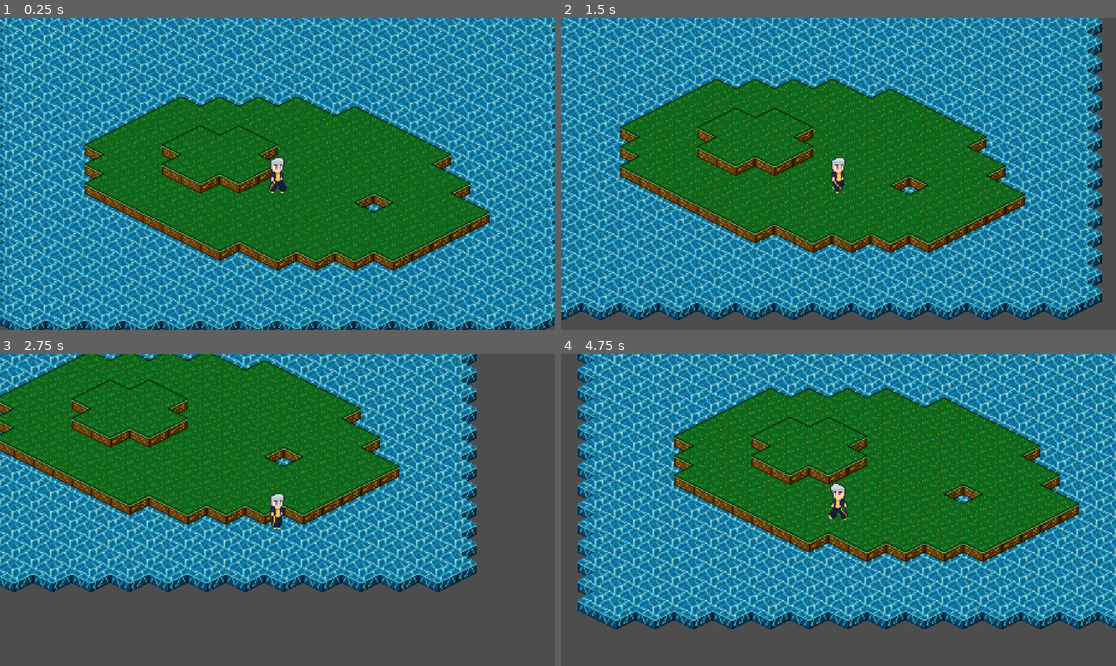
Above: before the commit, frames 1-4 (two rows, left to right).
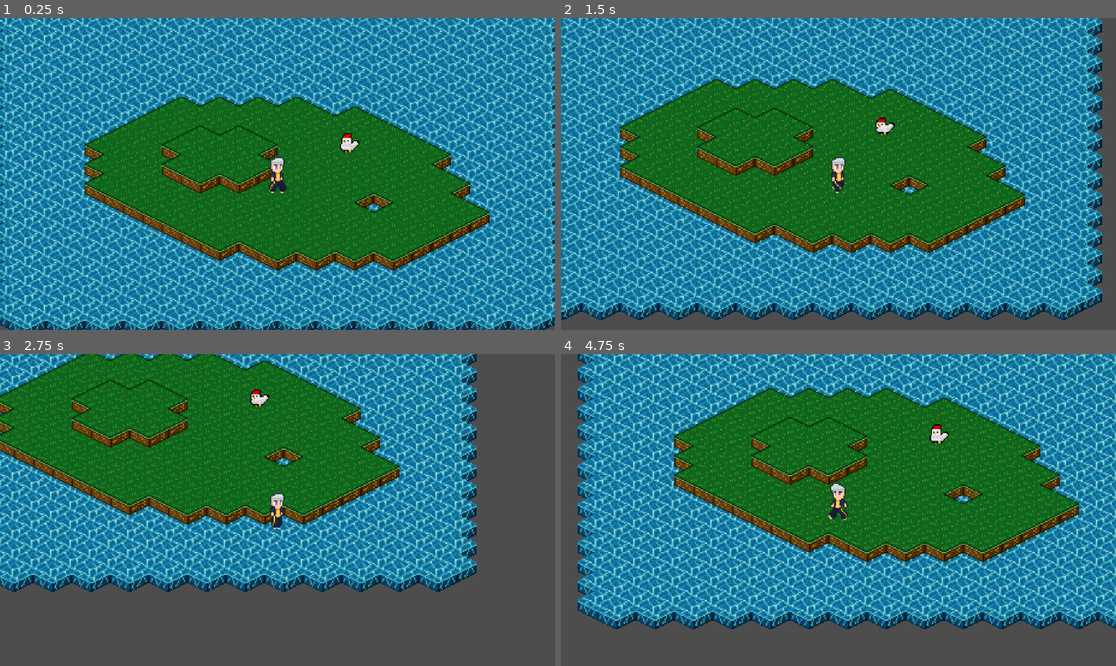
Above: after the commit, the same moments.

Repository: antth-Luca/godot-Celestia
Game: Godot game, scene res://components/levels/world.tscn
Two runs of this game, one before a commit and one after it. Both use one fixed random seed, a clock stepped at 60 frames per second and the inputs below.
Inputs:
- Up to frame 1 (0.25 s): no input
- Up to frame 2 (1.5 s): tap Enter (ui_accept) at 0.5, 0.77 s; hold Right (ui_right) 0.53-1.28 s; hold Down (ui_down) from 1.28 s (still down)
- Up to frame 3 (2.75 s): tap Enter (ui_accept) at 1.52 s; release Down (ui_down) at 2.03 s; hold Right (ui_right) from 2.03 s (still down)
- Up to frame 4 (4.75 s): release Right (ui_right) at 2.78 s; hold Up (ui_up) 2.78-3.53 s; tap Enter (ui_accept) at 3.02, 3.77, 4.52 s; hold Left (ui_left) from 3.53 s (still down)

The runs differ from the first frame. In frame 1, 0.2% of the frame differs, in the area x 61-65%, y 36-44%; in frame 2, 0.1%; in frame 3, 0.1%; in frame 4, 0.2%.

Commit message:
Correção dos stats e adição não terminada de galinha

Diff:
--- a/game/Celestia/components/actors/PlayerStats.gd
+++ /dev/null
@@ -1,86 +0,0 @@
-extends Node
-class_name PlayerStats
-
-signal leveled_up
-
-const EXP_REQUIRED_NEXT_LV: int = 100
-const MIN_LEVEL:int = 1
-var level: int = 1
-
-const MIN_XP:int = 0
-var xp: int = 0
-
-const MIN_HEALTH: int = 0
-var max_health: int = 100
-var health: int = 100
-
-const MIN_DAMAGE = 0
-var damage: int = 6
-
-const MIN_MOVE_SPEED: float = 80.0
-var move_speed: float = 80.0
-
-# Getters and Setters
-func get_level() -> int:
-	return level
-
-
-func set_level(newLevel:int) -> void:
-	if newLevel < MIN_LEVEL: return
-	level = newLevel
-
-
-func get_xp() -> int:
-	return xp
-
-
-func set_xp(newXp: int) -> void:
-	if newXp < MIN_XP: return
-	xp = newXp
-	_check_and_do_level_up()
-
-
-func get_max_health() -> int:
-	return max_health
-
-
-func set_max_health(newMax) -> void:
-	if newMax <= MIN_HEALTH: return
-	max_health = newMax
-
-
-func get_health() -> int:
-	return health
-
-
-func set_health(newHealth) -> void:
-	health = clamp(newHealth, MIN_HEALTH, max_health)
-
-
-func get_damage() -> int:
-	return damage
-
-
-func set_damage(newDamage:int) -> void:
-	if newDamage < MIN_DAMAGE: return
-	damage = newDamage
-
-
-func get_move_speed() -> float:
-	return move_speed
-
-
-func set_move_speed(newSpeed:float) -> void:
-	if move_speed < MIN_MOVE_SPEED: return
-	move_speed = newSpeed
-
-# Handlers
-func _check_and_do_level_up() -> void:
-	if xp < EXP_REQUIRED_NEXT_LV: return
-
-	level += 1
-	max_health += level
-	health += level
-	damage += level
-
-	leveled_up.emit()
--- /dev/null
+++ b/game/Celestia/components/entities/animals/Chicken.gd
@@ -0,0 +1,63 @@
+extends CharacterBody2D
+
+@onready var CHANGE_STATE_TIMER = $TimerChangeState as Timer
+
+@onready var TEXTURE = $Texture as Sprite2D
+@onready var ANIMATION = $Animation as AnimationPlayer
+
+const AIR_FRICTION: float = 0.5
+var direction: Vector2 = Vector2.ZERO
+var is_fooding: bool = false
+
+var stats: ChickenStats
+
+
+func _ready() -> void:
+	if stats == null:
+		stats = ChickenStats.new()
+
+
+func _physics_process(_delta) -> void:
+	if is_fooding:
+		set_state()
+		return
+	# Get the input direction and handle the movement/deceleration.
+	if direction != Vector2.ZERO:
+		velocity = velocity.lerp(direction * stats.get_move_speed(), AIR_FRICTION)
+		if direction.x != 0: TEXTURE.scale.x = sign(direction.x)
+	else:
+		velocity = velocity.move_toward(Vector2.ZERO, stats.get_move_speed())
+	# Setando estado e animação e continuando movimento
+	set_state()
+	move_and_slide()
+
+
+func set_state() -> void:
+	var state = "idle"
+	if direction != Vector2.ZERO:
+		state = "walk"
+	if is_fooding:
+		state = "food"
+	if ANIMATION.current_animation != state:
+		ANIMATION.play(state)
+
+
+func _on_change_state_timer_timeout():
+	var timer_duration: float
+	var next_action: float = randf_range(0, 1)
+
+	if next_action < 0.11:  # Fooding state => 10%
+		is_fooding = true
+		direction = Vector2.ZERO
+		timer_duration = 2.2
+	elif next_action > 0.34:  # Walking state => 57%
+		is_fooding = false
+		direction = Vector2(randf_range(0, 1), randf_range(0, 1))
+		timer_duration = randf_range(1.0, 5.0)
+	else:  # Idle state => 33%
+		is_fooding = false
+		direction = Vector2.ZERO
+		timer_duration = randf_range(1.0, 5.0)
+
+	CHANGE_STATE_TIMER.wait_time = timer_duration
+	CHANGE_STATE_TIMER.start()
--- /dev/null
+++ b/game/Celestia/components/entities/animals/chicken.tscn
@@ -0,0 +1,102 @@
+[gd_scene load_steps=9 format=3 uid="uid://b1lu1250qk75w"]
+
+[ext_resource type="Script" uid="uid://bog8y30h7rxd8" path="res://components/entities/animals/Chicken.gd" id="1_7dxpf"]
+[ext_resource type="Texture2D" uid="uid://lq28m01bpl41" path="res://assets/animations/animals/all_chicken.png" id="1_nfqdh"]
+
+[sub_resource type="Animation" id="Animation_64v36"]
+length = 0.001
+tracks/0/type = "value"
+tracks/0/imported = false
+tracks/0/enabled = true
+tracks/0/path = NodePath("Texture:frame_coords")
+tracks/0/interp = 1
+tracks/0/loop_wrap = true
+tracks/0/keys = {
+"times": PackedFloat32Array(0),
+"transitions": PackedFloat32Array(1),
+"update": 1,
+"values": [Vector2i(0, 0)]
+}
+
+[sub_resource type="Animation" id="Animation_1wgvl"]
+resource_name = "food"
+length = 2.2
+tracks/0/type = "value"
+tracks/0/imported = false
+tracks/0/enabled = true
+tracks/0/path = NodePath("Texture:frame_coords")
+tracks/0/interp = 1
+tracks/0/loop_wrap = true
+tracks/0/keys = {
+"times": PackedFloat32Array(0, 0.3, 0.6, 1, 1.3, 1.6, 1.9),
+"transitions": PackedFloat32Array(1, 1, 1, 1, 1, 1, 1),
+"update": 1,
+"values": [Vector2i(0, 2), Vector2i(1, 2), Vector2i(2, 2), Vector2i(3, 2), Vector2i(4, 2), Vector2i(5, 2), Vector2i(6, 2)]
+}
+
+[sub_resource type="Animation" id="Animation_7dxpf"]
+resource_name = "idle"
+length = 1.5
+loop_mode = 1
+tracks/0/type = "value"
+tracks/0/imported = false
+tracks/0/enabled = true
+tracks/0/path = NodePath("Texture:frame_coords")
+tracks/0/interp = 1
+tracks/0/loop_wrap = true
+tracks/0/keys = {
+"times": PackedFloat32Array(0, 0.5, 1),
+"transitions": PackedFloat32Array(1, 1, 1),
+"update": 1,
+"values": [Vector2i(0, 0), Vector2i(1, 0), Vector2i(2, 0)]
+}
+
+[sub_resource type="Animation" id="Animation_nfqdh"]
+resource_name = "walk"
+length = 1.2
+loop_mode = 1
+tracks/0/type = "value"
+tracks/0/imported = false
+tracks/0/enabled = true
+tracks/0/path = NodePath("Texture:frame_coords")
+tracks/0/interp = 1
+tracks/0/loop_wrap = true
+tracks/0/keys = {
+"times": PackedFloat32Array(0, 0.3, 0.6, 0.9),
+"transitions": PackedFloat32Array(1, 1, 1, 1),
+"update": 1,
+"values": [Vector2i(0, 1), Vector2i(1, 1), Vector2i(2, 1), Vector2i(3, 1)]
+}
+
+[sub_resource type="AnimationLibrary" id="AnimationLibrary_1wgvl"]
+_data = {
+&"RESET": SubResource("Animation_64v36"),
+&"food": SubResource("Animation_1wgvl"),
+&"idle": SubResource("Animation_7dxpf"),
+&"walk": SubResource("Animation_nfqdh")
+}
+
+[sub_resource type="CircleShape2D" id="CircleShape2D_nfqdh"]
+radius = 7.0
+
+[node name="Chicken" type="CharacterBody2D"]
+script = ExtResource("1_7dxpf")
+
+[node name="Animation" type="AnimationPlayer" parent="."]
+libraries = {
+&"": SubResource("AnimationLibrary_1wgvl")
+}
+autoplay = "idle"
+
+[node name="Texture" type="Sprite2D" parent="."]
+texture = ExtResource("1_nfqdh")
+hframes = 7
+vframes = 3
+
+[node name="Collision" type="CollisionShape2D" parent="."]
+position = Vector2(-1, 0)
+shape = SubResource("CircleShape2D_nfqdh")
+
+[node name="TimerChangeState" type="Timer" parent="."]
+
+[connection signal="timeout" from="TimerChangeState" to="." method="_on_change_state_timer_timeout"]
--- a/game/Celestia/components/actors/player.gd
+++ b/game/Celestia/components/entities/players/Player.gd
@@ -10,18 +10,19 @@
 @onready var ANIMATION = $AnimationPlayer as AnimationPlayer
 @onready var WALL_COLLISIONS = $WallCollision as CollisionShape2D
 
-const AIR_FRICTION = 0.5
-var direction = Vector2.ZERO
-var target_cell = Vector2.ZERO
-var is_jumping = false
-var is_hurted = false
+const AIR_FRICTION: float = 0.5
+var direction: Vector2 = Vector2.ZERO
+var target_cell: Vector2 = Vector2.ZERO
+var is_jumping: bool = false
+var is_hurted:bool = false
 
 var stats: PlayerStats
 
 
-func _ready():
+func _ready() -> void:
 	if stats == null:
 		stats = PlayerStats.new()
+	print(stats.get_move_speed())
 
 
 func _physics_process(_delta) -> void:
--- a/game/Celestia/components/actors/player.tscn
+++ b/game/Celestia/components/entities/players/player.tscn
@@ -1,6 +1,6 @@
 [gd_scene load_steps=10 format=3 uid="uid://5u1bok7ay85u"]
 
-[ext_resource type="Script" uid="uid://c6ieybpej14dv" path="res://components/actors/Player.gd" id="1_k0a6i"]
+[ext_resource type="Script" uid="uid://c6ieybpej14dv" path="res://components/entities/players/Player.gd" id="1_k0a6i"]
 [ext_resource type="Texture2D" uid="uid://bfcepksumhoew" path="res://assets/animations/player/all_player.png" id="6_h1r8s"]
 
 [sub_resource type="Animation" id="Animation_m8e5s"]
--- /dev/null
+++ b/game/Celestia/components/entities/stats/BaseStats.gd
@@ -0,0 +1,55 @@
+extends Node
+class_name BaseStats
+
+const MIN_HEALTH: int = 0
+var max_health: int = 1
+var health: int = 1
+
+const MIN_DAMAGE = 0
+var damage: int = 0
+
+var min_move_speed: float = 0.0
+var move_speed: float = 0.0
+
+# Getters and Settes
+func get_max_health() -> int:
+	return max_health
+
+
+func set_max_health(newMax) -> void:
+	if newMax <= MIN_HEALTH: return
+	max_health = newMax
+
+
+func get_health() -> int:
+	return health
+
+
+func set_health(newHealth) -> void:
+	health = clamp(newHealth, MIN_HEALTH, max_health)
+
+
+func get_damage() -> int:
+	return damage
+
+
+func set_damage(newDamage:int) -> void:
+	if newDamage < MIN_DAMAGE: return
+	damage = newDamage
+
+
+func get_min_move_speed() -> float:
+	return min_move_speed
+
+
+func set_min_move_speed(newMinSpeed:float) -> void:
+	min_move_speed = newMinSpeed
+
+
+func get_move_speed() -> float:
+	return move_speed
+
+
+func set_move_speed(newSpeed:float) -> void:
+	if newSpeed < min_move_speed: return
+	move_speed = newSpeed
--- /dev/null
+++ b/game/Celestia/components/entities/stats/ChickenStats.gd
@@ -0,0 +1,10 @@
+extends BaseStats
+class_name ChickenStats
+
+
+func _init():
+	set_max_health(10)
+	set_health(10)
+	set_damage(0)
+	set_min_move_speed(92.0)
+	set_move_speed(92.0)
--- /dev/null
+++ b/game/Celestia/components/entities/stats/PlayerStats.gd
@@ -0,0 +1,49 @@
+extends BaseStats
+class_name PlayerStats
+
+signal leveled_up
+
+const EXP_REQUIRED_NEXT_LV: int = 100
+const MIN_LEVEL:int = 1
+var level: int = 1
+
+const MIN_XP:int = 0
+var xp: int = 0
+
+
+func _init():
+	set_max_health(100)
+	set_health(100)
+	set_damage(6)
+	set_min_move_speed(80.0)
+	set_move_speed(80.0)
+
+# Getters and Setters
+func get_level() -> int:
+	return level
+
+
+func set_level(newLevel:int) -> void:
+	if newLevel < MIN_LEVEL: return
+	level = newLevel
+
+
+func get_xp() -> int:
+	return xp
+
+
+func set_xp(newXp: int) -> void:
+	if newXp < MIN_XP: return
+	xp = newXp
+	_check_and_do_level_up()
+
+# Handlers
+func _check_and_do_level_up() -> void:
+	if xp < EXP_REQUIRED_NEXT_LV: return
+
+	level += 1
+	max_health += level
+	health += level
+	damage += level
+
+	leveled_up.emit()
--- a/game/Celestia/components/levels/world.tscn
+++ b/game/Celestia/components/levels/world.tscn
@@ -1,8 +1,9 @@
-[gd_scene load_steps=4 format=4 uid="uid://dnha7l542riug"]
+[gd_scene load_steps=5 format=4 uid="uid://dnha7l542riug"]
 
-[ext_resource type="PackedScene" uid="uid://5u1bok7ay85u" path="res://components/actors/player.tscn" id="1_i5x7m"]
+[ext_resource type="PackedScene" uid="uid://5u1bok7ay85u" path="res://components/entities/players/player.tscn" id="1_i5x7m"]
 [ext_resource type="TileSet" uid="uid://c8kmts0lbhm6c" path="res://components/levels/water_tile_layer.tres" id="1_irhby"]
 [ext_resource type="TileSet" uid="uid://dgvgpoe2lbrqa" path="res://components/levels/land_tile_layer.tres" id="2_7obii"]
+[ext_resource type="PackedScene" uid="uid://b1lu1250qk75w" path="res://components/entities/animals/chicken.tscn" id="4_7obii"]
 
 [node name="World" type="Node2D"]
 
@@ -18,6 +19,9 @@
 tile_map_data = PackedByteArray("AAD7/wAAAQAAAAAAAAD7/wEAAQAAAAIAAAD8/wIAAQAAAAIAAAD9/wIAAQACAAIAAAD+/wEAAQACAAIAAAD+/wAAAQACAAAAAAD8////AQAAAAAAAAD9////AQACAAAAAAD8/wAAAQABAAEAAAD8/wEAAQABAAEAAAD9/wEAAQABAAEAAAD9/wAAAQABAAEAAAA=")
 tile_set = ExtResource("2_7obii")
 
+[node name="Chicken" parent="." instance=ExtResource("4_7obii")]
+position = Vector2(60, -26)
+
 [node name="Player" parent="." instance=ExtResource("1_i5x7m")]
 WATER_LAYER_PATH = NodePath("../Water")
 LAND_LAYER_PATH = NodePath("../Land1")
Binary file added: game/Celestia/assets/animations/animals/all_chicken.png
Not shown, added: game/Celestia/assets/animations/animals/all_chicken.png.import
Not shown, added: game/Celestia/components/entities/animals/Chicken.gd.uid
Renamed: game/Celestia/components/actors/player.gd.uid -> game/Celestia/components/entities/players/Player.gd.uid
Not shown, added: game/Celestia/components/entities/stats/BaseStats.gd.uid
Not shown, added: game/Celestia/components/entities/stats/ChickenStats.gd.uid
Renamed: game/Celestia/components/actors/PlayerStats.gd.uid -> game/Celestia/components/entities/stats/PlayerStats.gd.uid
